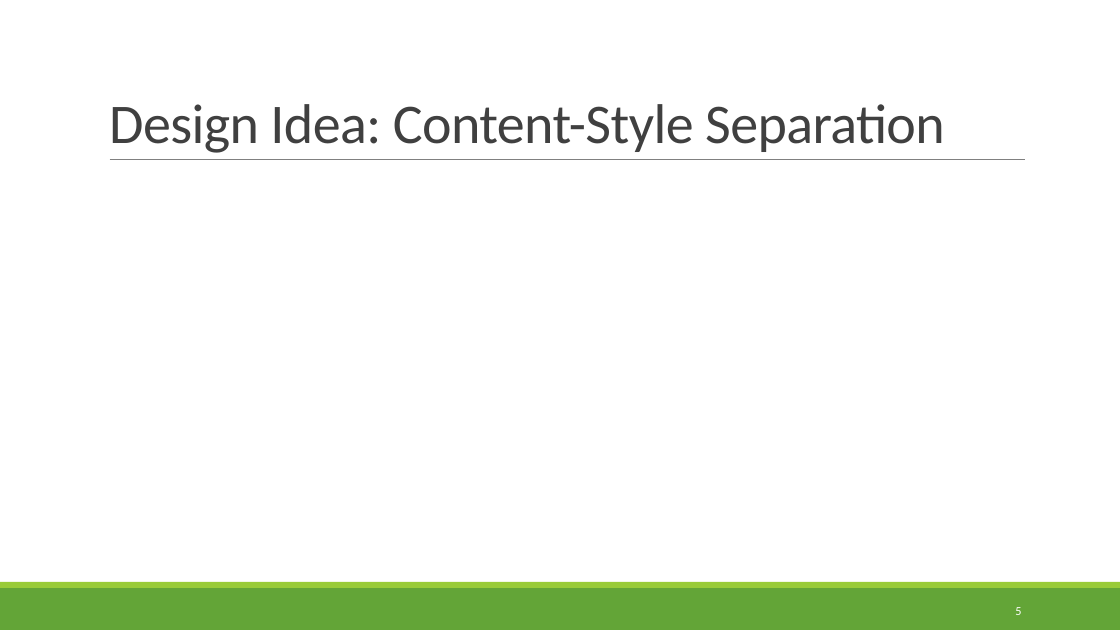
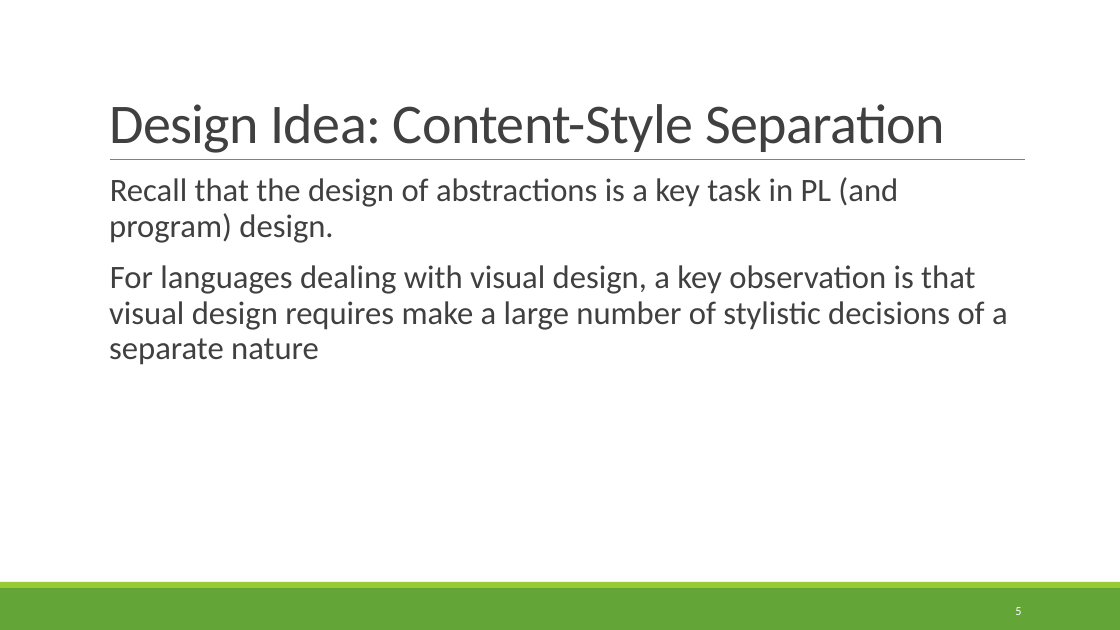
Before and after one commit to rbohrer/pl-course, a slide deck: slide 5 of LectureSlides/99Diagrams.pptx. Drawn at 1120x630 pixels with LibreOffice and Linux fonts; fonts in the diff are those of the drawing. Boxes give left, top, right and bottom in pixels: in the first picture for what was removed or moved away, otherwise in the second. Text is boxed around its words. In the diff, an @@ line names an element or a change of style, - is before the commit and + after.

```diff
--- a/LectureSlides/99Diagrams.pptx
+++ b/LectureSlides/99Diagrams.pptx
@@ text added at (109,177,1008,365), 28 pt, text #404040 @@
+  Recall that the design of abstractions is a key task in PL (and program) design.
+  For languages dealing with visual design, a key observation is that visual design requires make a large number of stylistic decisions of a separate nature
```
Also in this commit, not shown: 2 other slides changed, 1 slide added, 1 slide removed.
